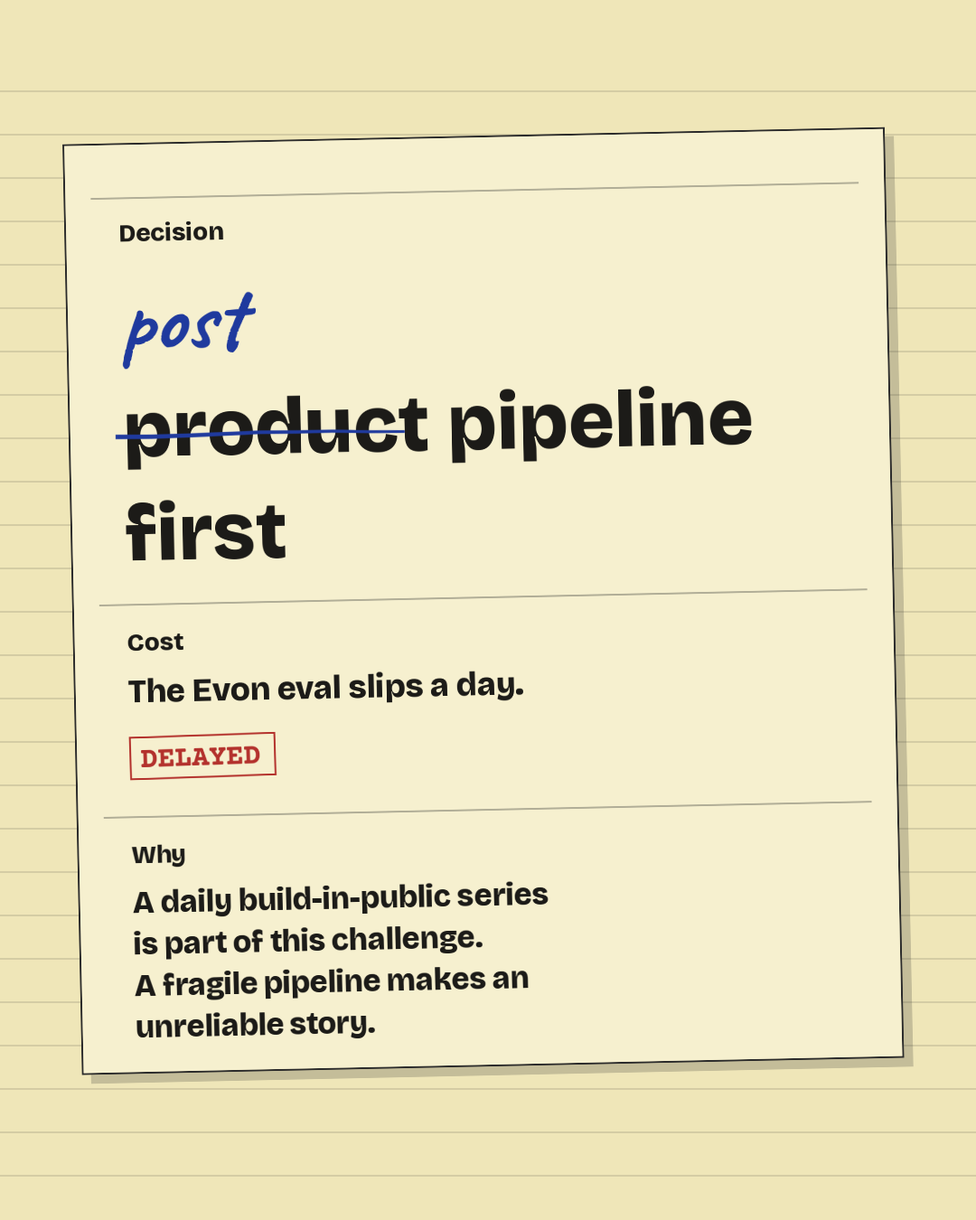
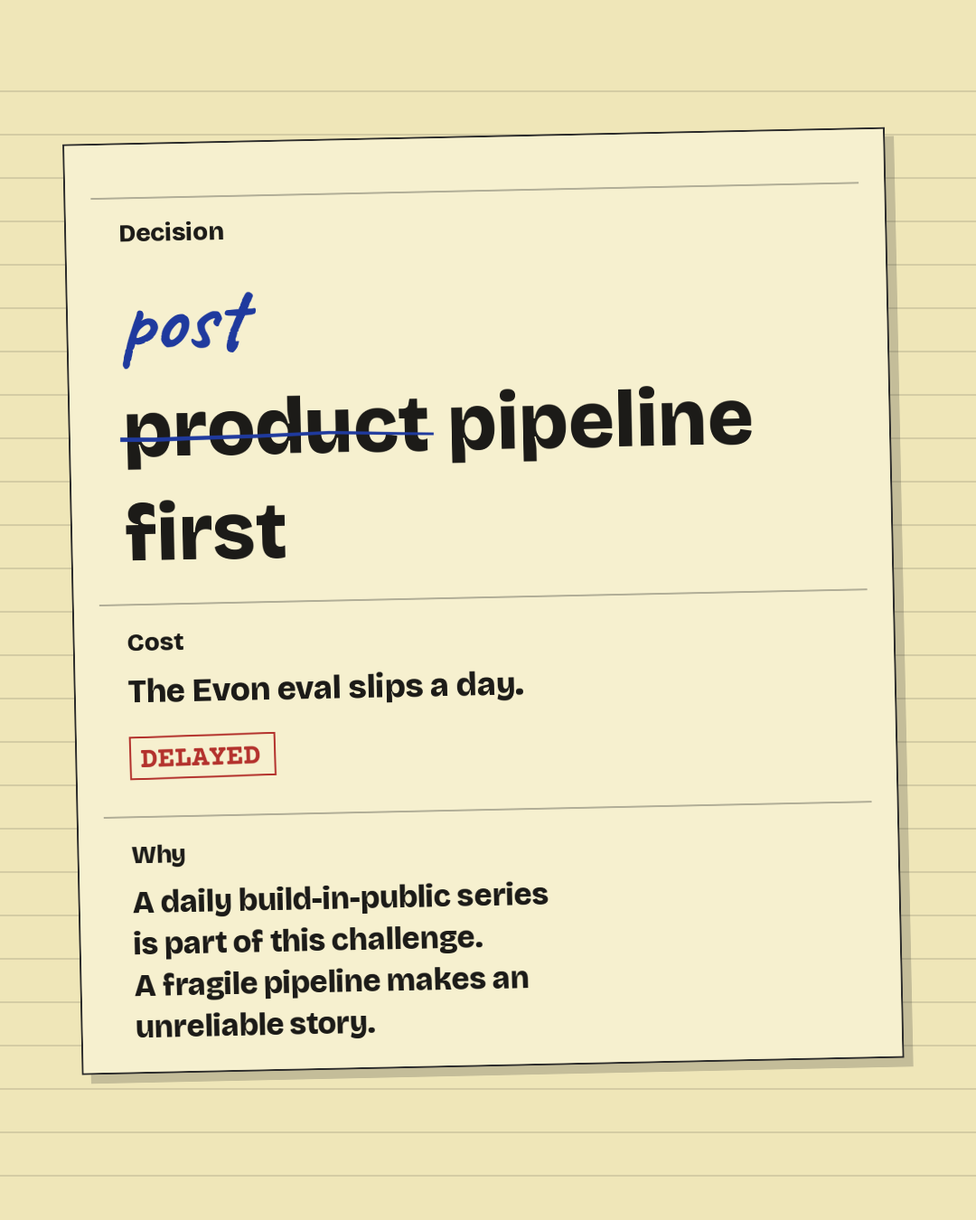
Revision of a layered 976px x 1220px image; what changed, layer by layer:
painted on "pen-annotations" over [114, 428, 435, 443]
